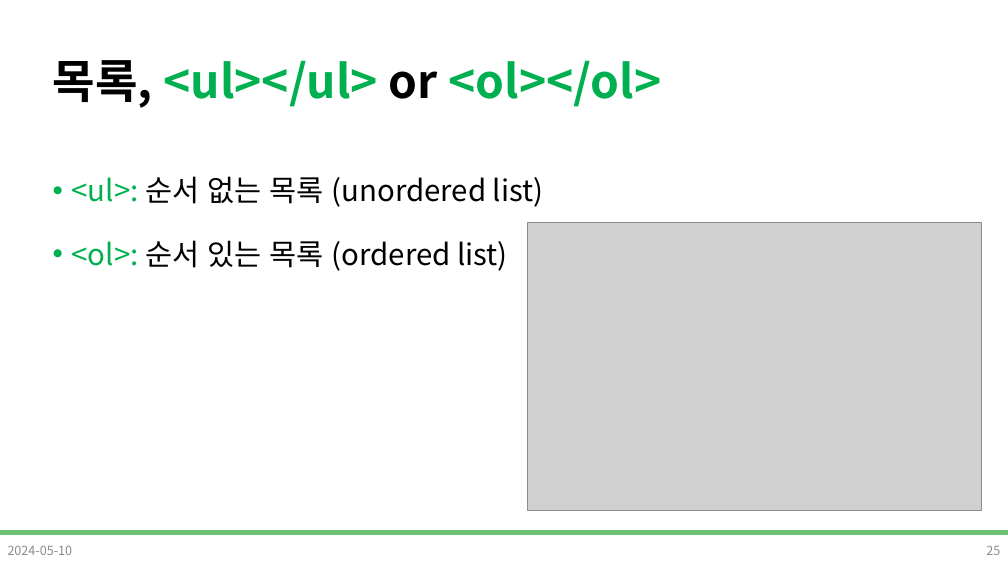
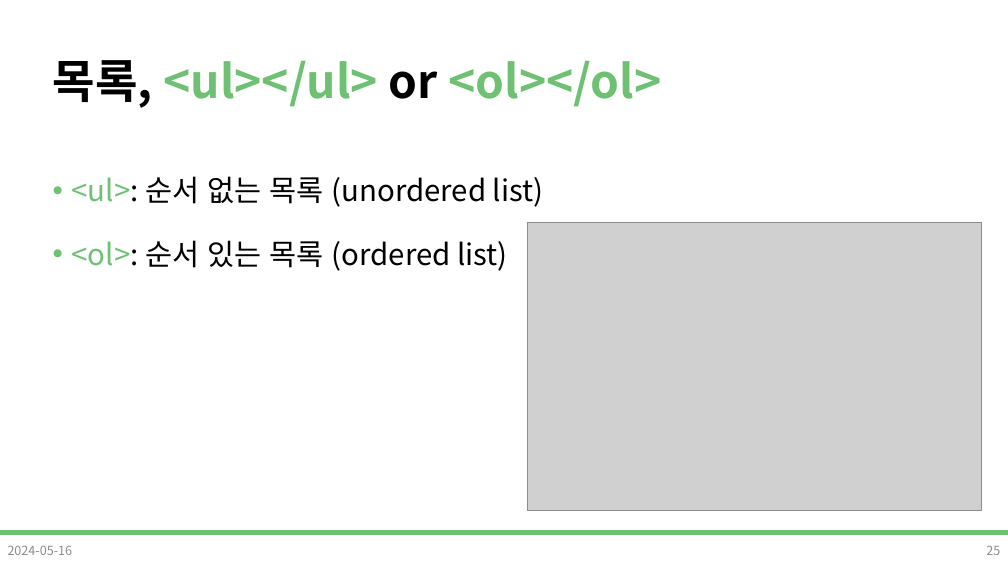
Before and after one commit to DevDamon0527/SeSAC_Yeongdeungpo_Campus_6th, a slide deck: slide 25 of material/[SeSAC_YDP_6] 02_HTML.pptx. Drawn at 1008x567 pixels with LibreOffice and Linux fonts; fonts in the diff are those of the drawing; grey boxes stand for pictures; background and template pictures are left out. Boxes give left, top, right and bottom in pixels: in the first picture for what was removed or moved away, otherwise in the second. Text is boxed around its words. In the diff, an @@ line names an element or a change of style, - is before the commit and + after.

```diff
--- a/material/[SeSAC_YDP_6] 02_HTML.pptx
+++ b/material/[SeSAC_YDP_6] 02_HTML.pptx
@@ title "목록, <ul></ul> or <ol></ol>" at (53, 60, 662, 108): text colour #00B050 to #6EC173 in "<ul></ul> <ol></ol>" @@
@@ text "<ul>: 순서 없는 목록 (unordered ..." at (72, 176, 543, 271): text colour #00B050 to #6EC173, text colour #00B050 to #000000 in "<ul>:", "<ol>:" @@
@@ text at (8, 546, 73, 555): text changed @@
-2024-05-10
+2024-05-16
```
Also in this commit, not shown: 37 other slides changed, 4 slides added, 3 slides removed.
